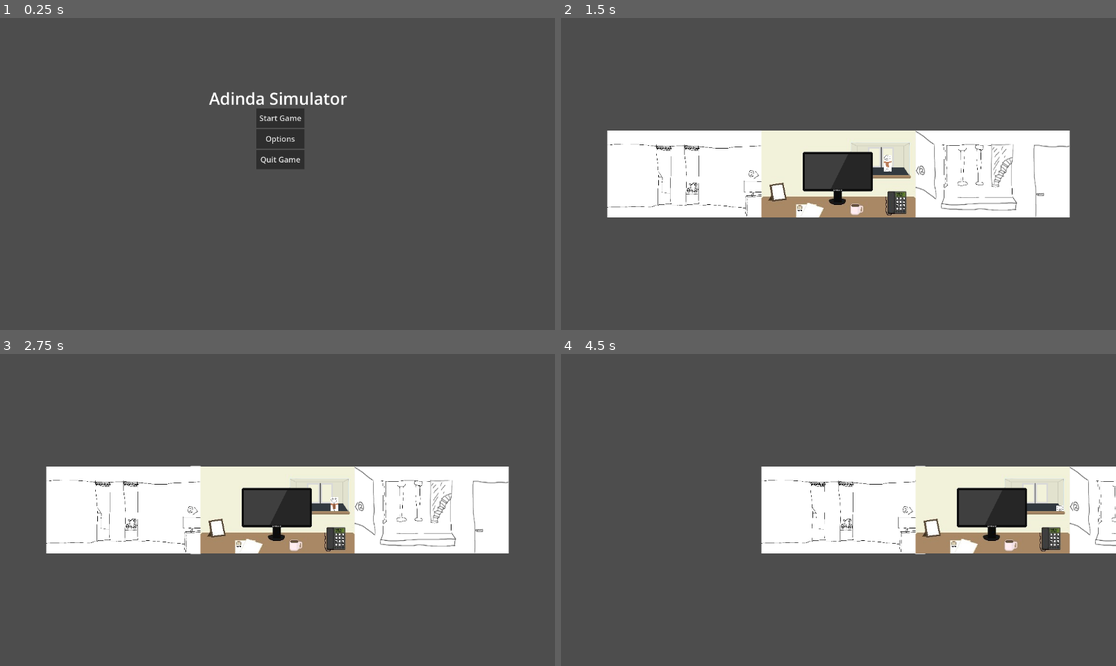
Above: before the commit, frames 1-4 (two rows, left to right).
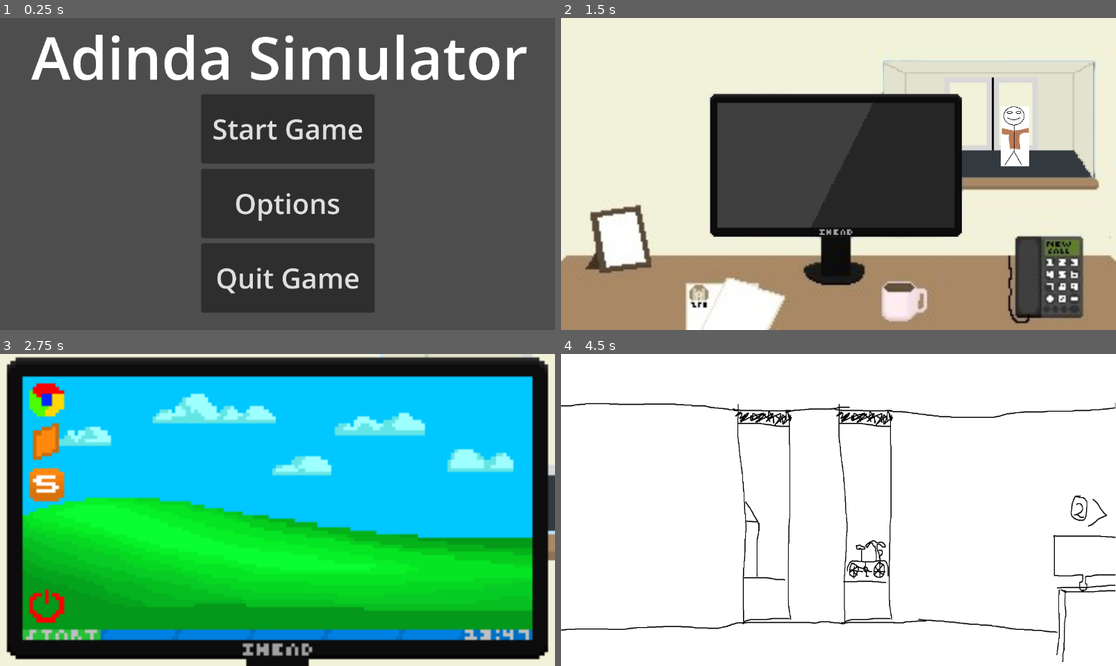
Above: after the commit, the same moments.

Repository: ernstpatat/Adinda-Sim
Game: Godot game, scene res://StartScene.tscn
Same seed, same stepped clock (60 frames per second), same inputs: the game is played once before the commit and once after it.
Inputs (mouse positions are in pixels of both pictures, inside the frame that each line leads up to; where the layout moved, square brackets give the same spot in the first picture):
- Up to frame 1 (0.25 s): no input
- Up to frame 2 (1.5 s): click "Start Game" at 0.5 s; click (1093, 36) at 1.27 s
- Up to frame 3 (2.75 s): click (194, 510) at 2.02 s
- Up to frame 4 (4.5 s): click (610, 400) at 2.77 s; click (1066, 634) at 3.5 s, where only the run after the commit has a clickable "submit"; click (577, 510) [766, 510] at 4.25 s

The runs differ from the first frame. In frame 1, 24% of the frame differs, in the area x 5-95%, y 5-95%; in frame 2, 93%; in frame 3, 99%, in the area x 0-100%, y 0-100%; in frame 4, 90%.

Commit message:
connected signals

Diff:
--- a/DeskScene.tscn
+++ b/DeskScene.tscn
@@ -1,12 +1,21 @@
-[gd_scene load_steps=5 format=3 uid="uid://cudvtwx4udu0g"]
+[gd_scene load_steps=7 format=3 uid="uid://cudvtwx4udu0g"]
 
 [ext_resource type="Texture2D" uid="uid://bkvemi8m57bgy" path="res://Assets/desk.png" id="1_avama"]
 [ext_resource type="Script" path="res://DeskScene.gd" id="1_h0qd3"]
+[ext_resource type="PackedScene" uid="uid://byj2ukyjrptiq" path="res://meldingsfiche_scene.tscn" id="5_iptc0"]
+[ext_resource type="PackedScene" uid="uid://cnh8087l8u7h3" path="res://meldingsfiches_list.tscn" id="6_jhb06"]
 [ext_resource type="Texture2D" uid="uid://bhfmmih47cxek" path="res://Assets/MonitorOff.png" id="6_k3fy7"]
 [ext_resource type="Texture2D" uid="uid://dpo43bmoryopr" path="res://Assets/GoBack2.png" id="7_tkfwf"]
 
 [node name="Node2D" type="Node2D"]
 script = ExtResource("1_h0qd3")
+
+[node name="MeldingsFicheButton" type="Button" parent="."]
+visible = false
+offset_left = 17.0
+offset_top = 16.0
+offset_right = 39.0
+offset_bottom = 37.0
 
 [node name="MonitorGoBackButton" type="Button" parent="."]
 visible = false
@@ -16,6 +25,12 @@
 offset_bottom = 356.0
 scale = Vector2(0.095, 0.095)
 button_mask = 3
+
+[node name="FicheBackButton" type="Button" parent="."]
+offset_left = 298.0
+offset_top = 4.0
+offset_right = 315.0
+offset_bottom = 18.0
 
 [node name="DeurButton" type="Button" parent="."]
 offset_left = 186.0
@@ -38,7 +53,7 @@
 
 [node name="Monitor" type="Sprite2D" parent="."]
 position = Vector2(158.5, 85)
-scale = Vector2(0.453125, 0.455556)
+scale = Vector2(0.453, 0.456)
 texture = ExtResource("6_k3fy7")
 
 [node name="DeurGoBackButton" type="Button" parent="."]
@@ -51,7 +66,18 @@
 button_mask = 3
 icon = ExtResource("7_tkfwf")
 
+[node name="MeldingsficheScene" parent="." instance=ExtResource("5_iptc0")]
+visible = false
+
+[node name="Meldingsfichelist" parent="." instance=ExtResource("6_jhb06")]
+visible = false
+scale = Vector2(0.277792, 0.277792)
+
+[connection signal="pressed" from="MeldingsFicheButton" to="." method="_on_meldings_fiche_button_pressed"]
 [connection signal="pressed" from="MonitorGoBackButton" to="." method="_on_monitor_go_back_button_pressed"]
+[connection signal="pressed" from="FicheBackButton" to="." method="_on_fiche_back_button_pressed"]
 [connection signal="pressed" from="DeurButton" to="." method="_on_deur_button_pressed"]
 [connection signal="pressed" from="MonitorButton" to="." method="_on_monitor_button_pressed"]
 [connection signal="pressed" from="DeurGoBackButton" to="." method="_on_go_back_button_pressed"]
+[connection signal="to_meldingsficheslist" from="MeldingsficheScene" to="." method="_on_meldingsfiche_scene_to_meldingsficheslist"]
+[connection signal="to_meldingsfichescene" from="Meldingsfichelist" to="." method="_on_meldingsfiches_list_to_meldingsfichescene"]
--- a/project.godot
+++ b/project.godot
@@ -15,6 +15,10 @@
 config/features=PackedStringArray("4.2", "Forward Plus")
 config/icon="res://icon.svg"
 
+[display]
+
+window/stretch/scale=3.6
+
 [input]
 
 MouseWheel_Down={
